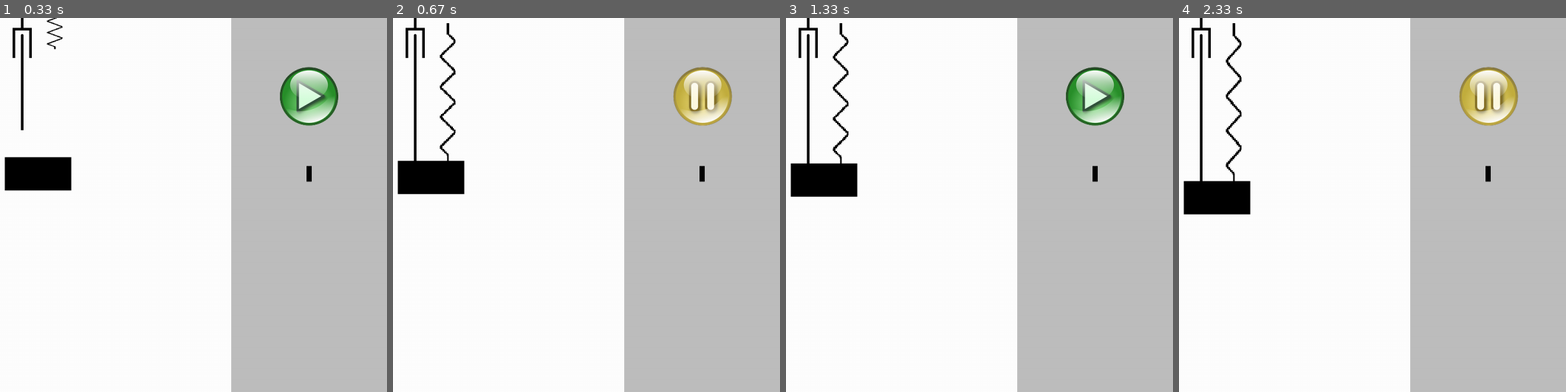
Above: before the commit, frames 1-4 (left to right).
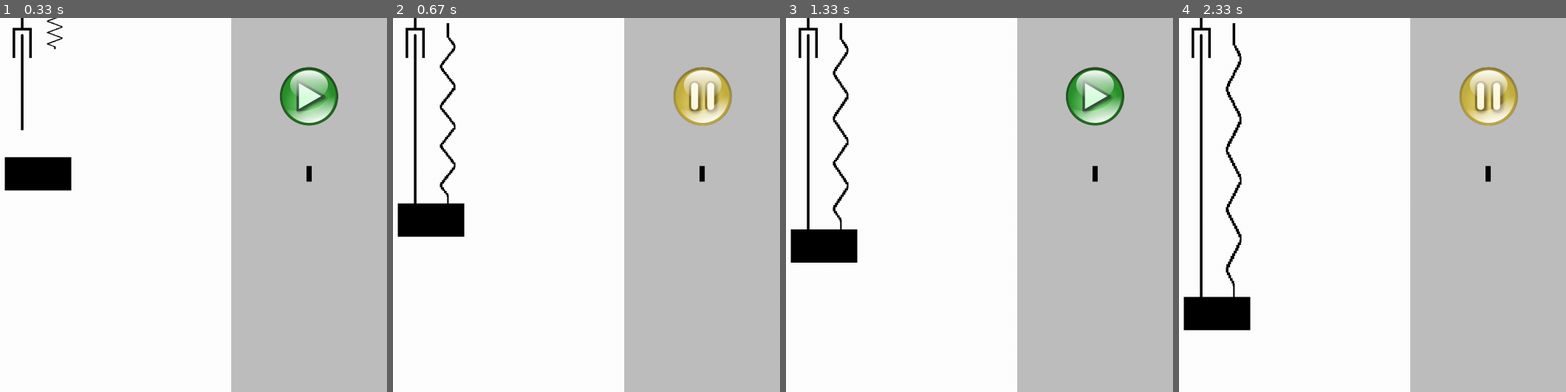
Above: after the commit, the same moments.

Repository: KamilGrundas/Damping_Simulator
Game: pygame game, started from code/main.py
Same seed, same stepped clock (60 frames per second), same inputs: the game is played once before the commit and once after it.
Inputs (mouse positions are in pixels of both pictures, inside the frame that each line leads up to):
- Up to frame 1 (0.33 s): no input
- Up to frame 2 (0.67 s): click (702, 96) at 0.38 s
- Up to frame 3 (1.33 s): click (1095, 96) at 0.72 s
- Up to frame 4 (2.33 s): click (1488, 96) at 2.05 s

Frame 1 is identical in both runs. In frame 2, 3.7% of the frame differs, in the area x 1-19%, y 4-59%; in frame 3, 3.8%; in frame 4, 4.1%, in the area x 1-19%, y 4-84%.

Commit message:
Removed delta time, replaced with 100fps locked

Diff:
--- a/code/circle.py
+++ b/code/circle.py
@@ -21,8 +21,8 @@
         self.rect = self.image.get_rect(center=pos)
         self.pos = pygame.math.Vector2(self.rect.center)
         self.current_speed = 0
-        self.speed = 300
-        self.max_speed = 300
+        self.speed = 0.3
+        self.max_speed = 10
 
         self.k = 1.2
 
@@ -32,29 +32,29 @@
         self.accelerate = False
         self.up = True
 
-    def move(self,dt):
+    def move(self):
 
         #self.pos.x += 1 * self.speed * dt
-
         #self.rect.centerx = self.pos.x
+        #print(self.current_speed)
 
         if self.up:
-            self.pos.y -= self.current_speed * dt
+            self.pos.y -= self.current_speed
         else:
-            self.pos.y += self.current_speed * dt
+            self.pos.y += self.current_speed
 
 
 
         if self.accelerate:
 
 
-            self.current_speed += self.speed * dt
+            self.current_speed += self.speed
             if self.current_speed > self.max_speed:
                 self.accelerate = False
 
         else:
 
-            self.current_speed -= self.speed * dt
+            self.current_speed -= self.speed
             if self.current_speed < 0:
                 self.accelerate = True
                 if self.change_direction == True:
@@ -67,6 +67,8 @@
                     self.max_speed = self.max_speed/self.k
 
 
+        print(self.max_speed)
+
 
 
 
@@ -77,5 +79,5 @@
         self.rect.centery = int(self.pos.y)
 
 
-    def update(self,dt):
-        self.move(dt)
+    def update(self):
+        self.move()
--- a/code/connector.py
+++ b/code/connector.py
@@ -40,9 +40,9 @@
         self.time = 0
 
 
-    def update(self, dt):
+    def update(self):
         if self.show_graph == False:
-            self.stretch(dt)
+            self.stretch()
         else:
             plt.rcParams["figure.figsize"] = [7.00, 3.50]
             plt.rcParams["figure.autolayout"] = True
@@ -52,7 +52,7 @@
             plt.plot(self.x, self.y, marker="o", markersize=2, markeredgecolor="red", markerfacecolor="green")
             plt.show()
 
-    def stretch(self, dt):
+    def stretch(self):
 
 
         self.time = time.time() - self.start_time
--- a/code/level.py
+++ b/code/level.py
@@ -46,7 +46,7 @@
 
 
 
-	def run(self,dt):
+	def run(self):
 		self.display_surface.fill('white')
 		self.all_sprites.draw(self.display_surface)
 		self.controls.draw(self.display_surface)
@@ -54,4 +54,4 @@
 		self.controls.update()
 		self.input()
 		if self.start_button.is_playing == False:
-			self.all_sprites.update(dt)
+			self.all_sprites.update()
--- a/code/main.py
+++ b/code/main.py
@@ -17,9 +17,9 @@
 					pygame.quit()
 					sys.exit()
 
-			dt = self.clock.tick(60) / 1000
+			self.clock.tick(100)
 			#print(self.clock.get_fps())
-			self.level.run(dt)
+			self.level.run()
 			pygame.display.update()
 
 if __name__ == '__main__':
--- a/code/spring.py
+++ b/code/spring.py
@@ -258,9 +258,9 @@
         self.time = 0
 
 
-    def update(self, dt):
+    def update(self):
         if self.show_graph == False:
-            self.stretch(dt)
+            self.stretch()
         else:
             plt.rcParams["figure.figsize"] = [7.00, 3.50]
             plt.rcParams["figure.autolayout"] = True
@@ -270,7 +270,7 @@
             plt.plot(self.x, self.y, marker="o", markersize=2, markeredgecolor="red", markerfacecolor="green")
             plt.show()
 
-    def stretch(self, dt):
+    def stretch(self):
 
 
         self.time = time.time() - self.start_time
